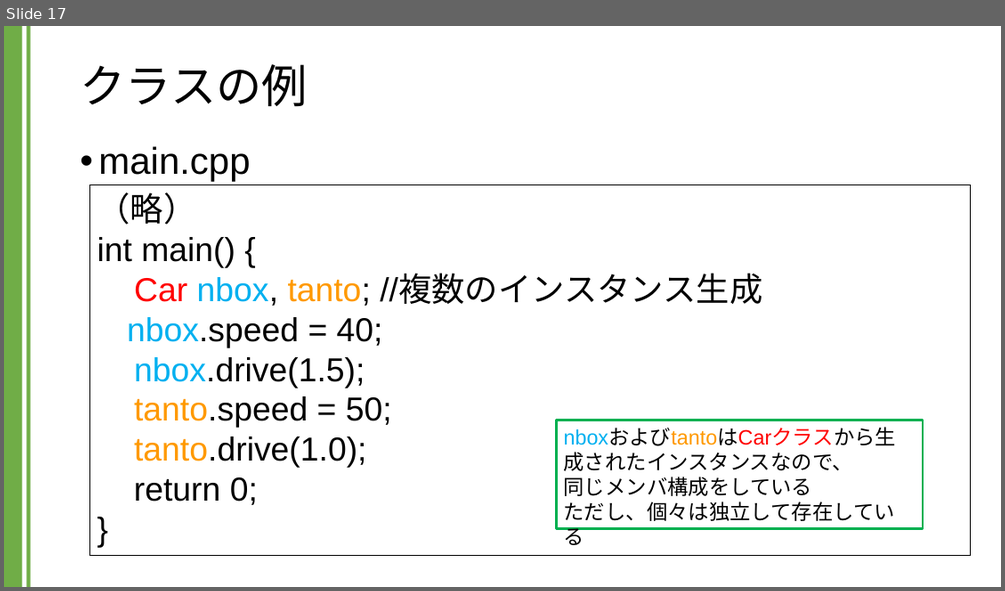
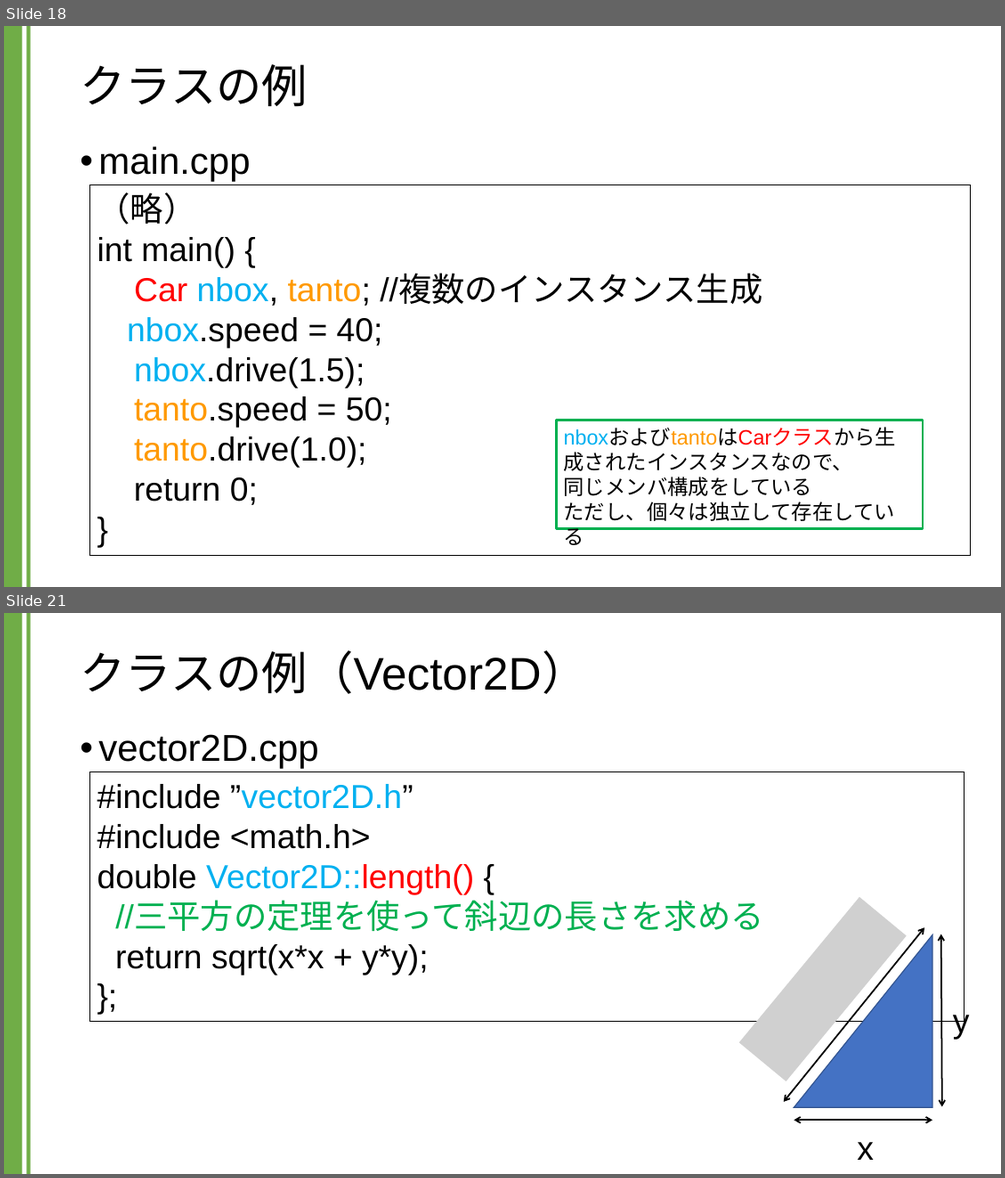
Before and after one commit to kic-murata/cpp2024, a slide deck: 授業資料/講義資料：クラス.pptx. Shown one above the other, each under a label of ours: slide 17 before the commit, slides 18 and 21 after it; the slides between them are not shown. The pictures are 1005x591 and 1005x1178 pixels, drawn with LibreOffice and Linux fonts; fonts in the diff are those of the drawing; grey boxes stand for pictures. Boxes give left, top, right and bottom in pixels: in the first picture for what was removed or moved away, otherwise in the second. Text is boxed around its words. In the diff, an @@ line names an element or a change of style, - is before the commit and + after.

```diff
--- a/授業資料/講義資料：クラス.pptx
+++ b/授業資料/講義資料：クラス.pptx
@@ slide 21 added at (x1=4, y1=613, x2=1001, y2=1174), background #FFFFFF; not listed: 2 template elements that a slide beside it also shows @@
@@ title added at (x1=80, y1=650, x2=587, y2=694), 44 pt, text #000000 @@
+クラスの例（Vector2D）
@@ text added at (x1=98, y1=734, x2=318, y2=769), 36 pt, text #000000 @@
+• vector2D.cpp
@@ rectangle added at (x1=90, y1=771, x2=964, y2=1021), outline #000000 0.75 pt, 32 pt, text #000000 @@
+#include ”vector2D.h”
+#include <math.h>
+double Vector2D::length() {
+//三平方の定理を使って斜辺の長さを求める
+return sqrt(x*x + y*y);
+};
@@ picture added at (x1=739, y1=897, x2=907, y2=1081) @@
@@ double arrow added from (784, 1102) to (924, 928), #000000 1.5 pt @@
@@ right triangle added at (x1=793, y1=934, x2=932, y2=1107), fill #4472C4, outline #325491 1 pt @@
@@ double arrow added from (942, 1107) to (941, 933), #000000 1.5 pt @@
@@ text added at (x1=953, y1=1006, x2=970, y2=1039), 32 pt, text #000000 @@
+y
@@ double arrow added from (793, 1120) to (933, 1120), #000000 1.5 pt @@
@@ text added at (x1=857, y1=1142, x2=874, y2=1159), 32 pt, text #000000 @@
+x
@@ what was slide 17 is now slide 18 @@
```
Also in this commit, not shown: 4 slides changed, 5 other slides added, 11 other files.
